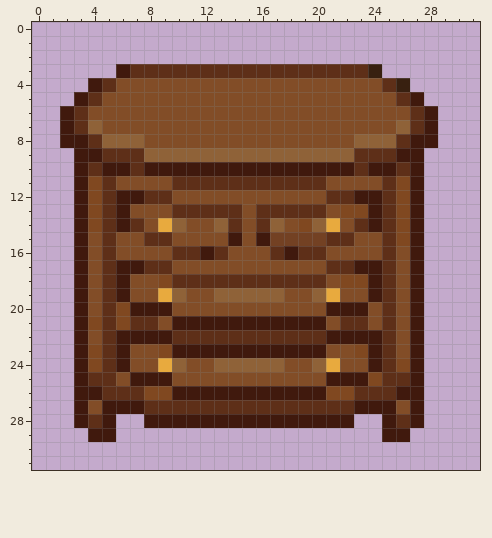
Pixel-art sprite, stored at Resources/Textures/Structures/Furniture/furniture.rsi/dresser.png. Above: the version before the commit.
The file is 32x32 pixels. Colours within 5 levels of each other are drawn and written as one.
The same view after the edit:
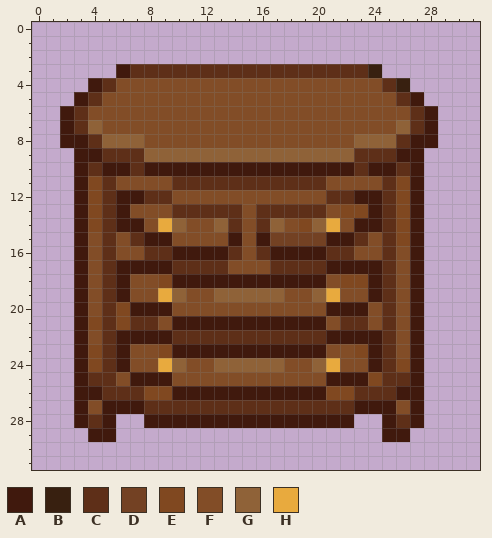
Palette (. is transparent): A #40190d  B #382010  C #5e2f18  D #734123  E #804820  F #824d27  G #8f6238  H #e8aa3e
The edit:
Colour C gives way to colour A in row 14 at x 7 and 23; in row 15 at x 8 to 9 and 21 to 22; in row 16 at x 10 to 11, 13, 17 and 19 to 20; in row 17 at x 8 to 9 and 21 to 22; in row 18 at x 10 to 20.
Colour F gives way to colour C in row 15 at x 7 and 23; in row 16 at x 8 to 9, 14, 16 and 21 to 22; in row 17 at x 10 to 13 and 17 to 20.
Where, in picture pixels (left, top, right, bottom), the same in both pictures:
changed: (130, 218, 368, 288)
